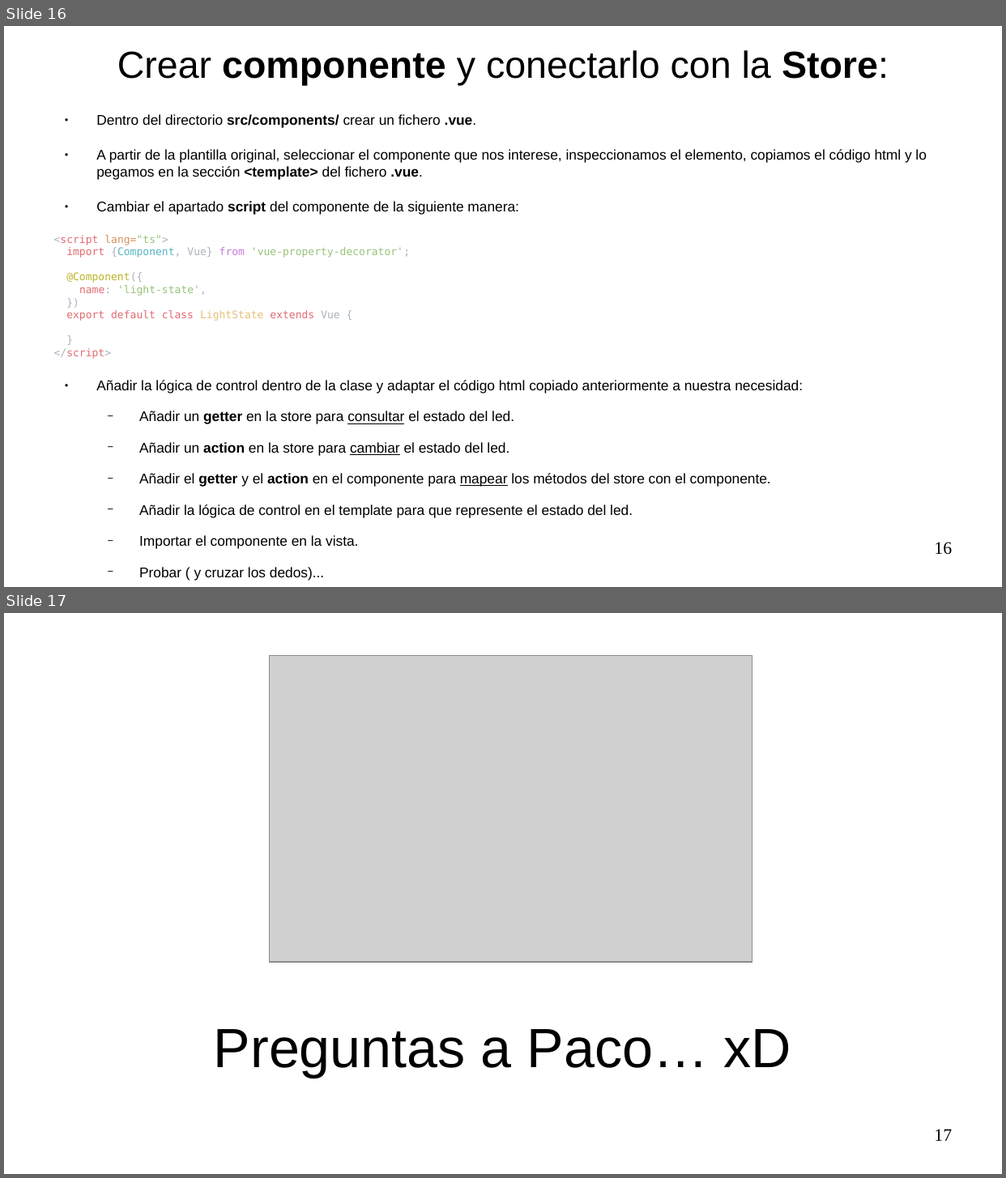
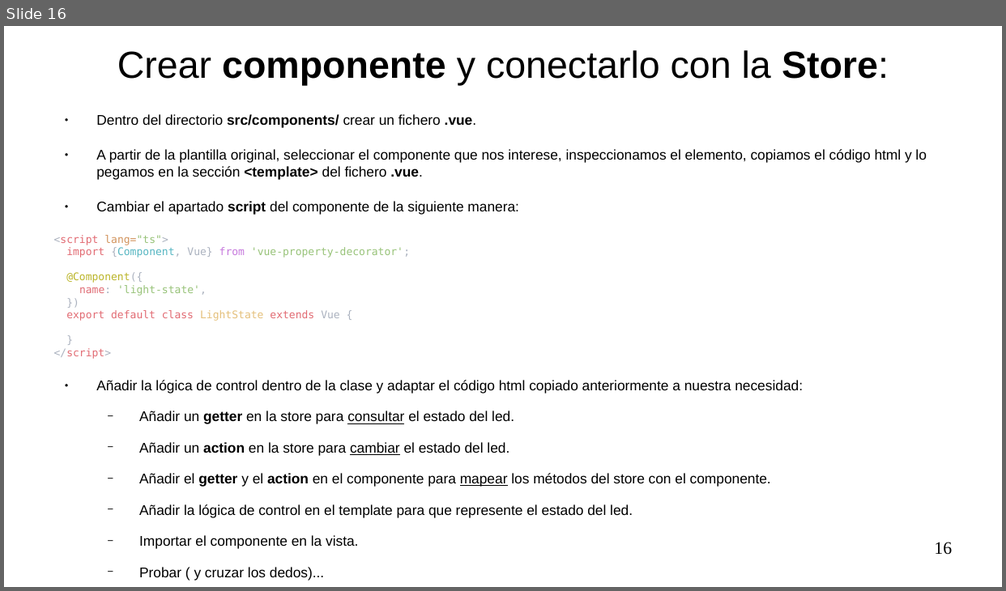
Before and after one commit to xino1010/vue-nest-arduino, a slide deck: presentacion/presentacion.odp. Shown one above the other, each under a label of ours: slides 16 and 17 before the commit, slide 16 after it. The pictures are 1006x1178 and 1006x591 pixels, drawn with LibreOffice and Linux fonts; fonts in the diff are those of the drawing; grey boxes stand for pictures. Boxes give left, top, right and bottom in pixels: in the first picture for what was removed or moved away, otherwise in the second. Text is boxed around its words. In the diff, an @@ line names an element or a change of style, - is before the commit and + after.

```diff
--- a/presentacion/presentacion.odp
+++ b/presentacion/presentacion.odp
@@ slide 17 removed at [4,613,1002,1174], background #FFFFFF @@
@@ picture removed at [270,656,752,963] @@
@@ title removed at [214,1029,791,1078] @@
-Preguntas a Paco… xD
@@ page number removed at [934,1129,952,1141] @@
-17
```
Also in this commit, not shown: 1 slide added, 3 other files.
